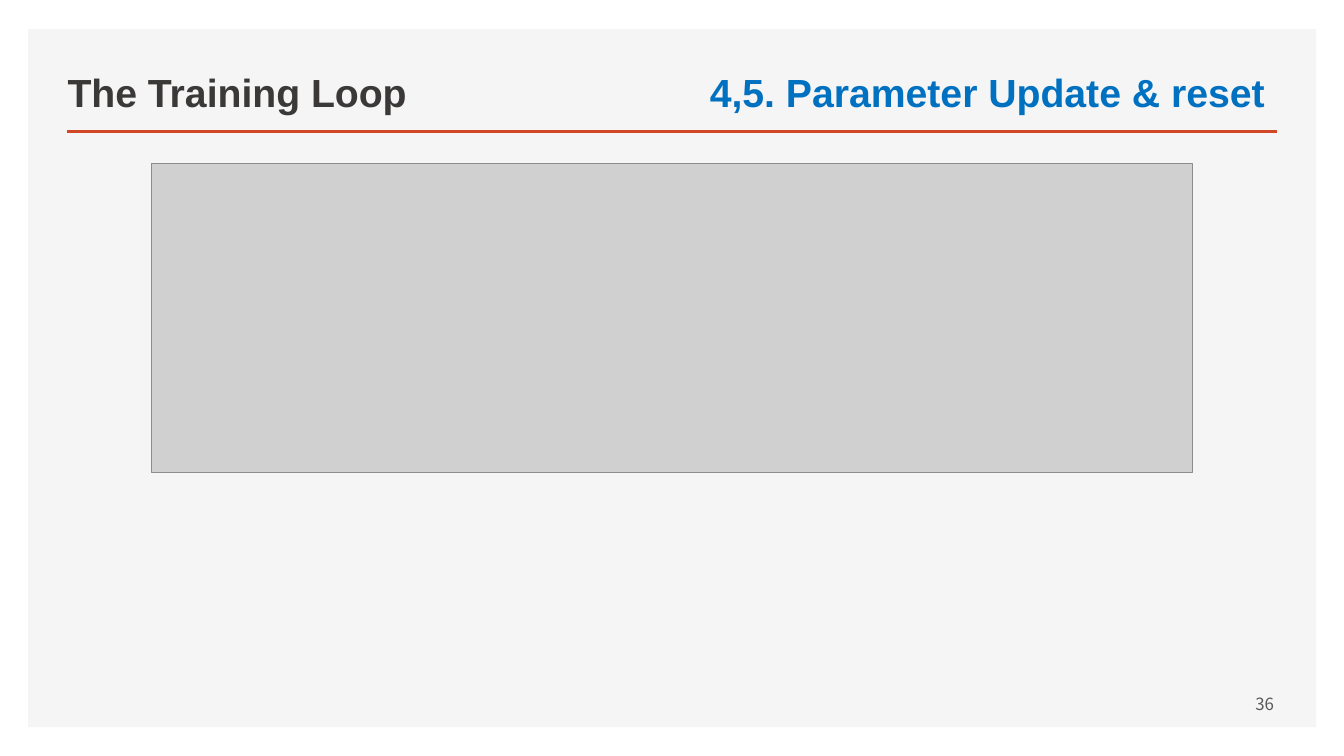
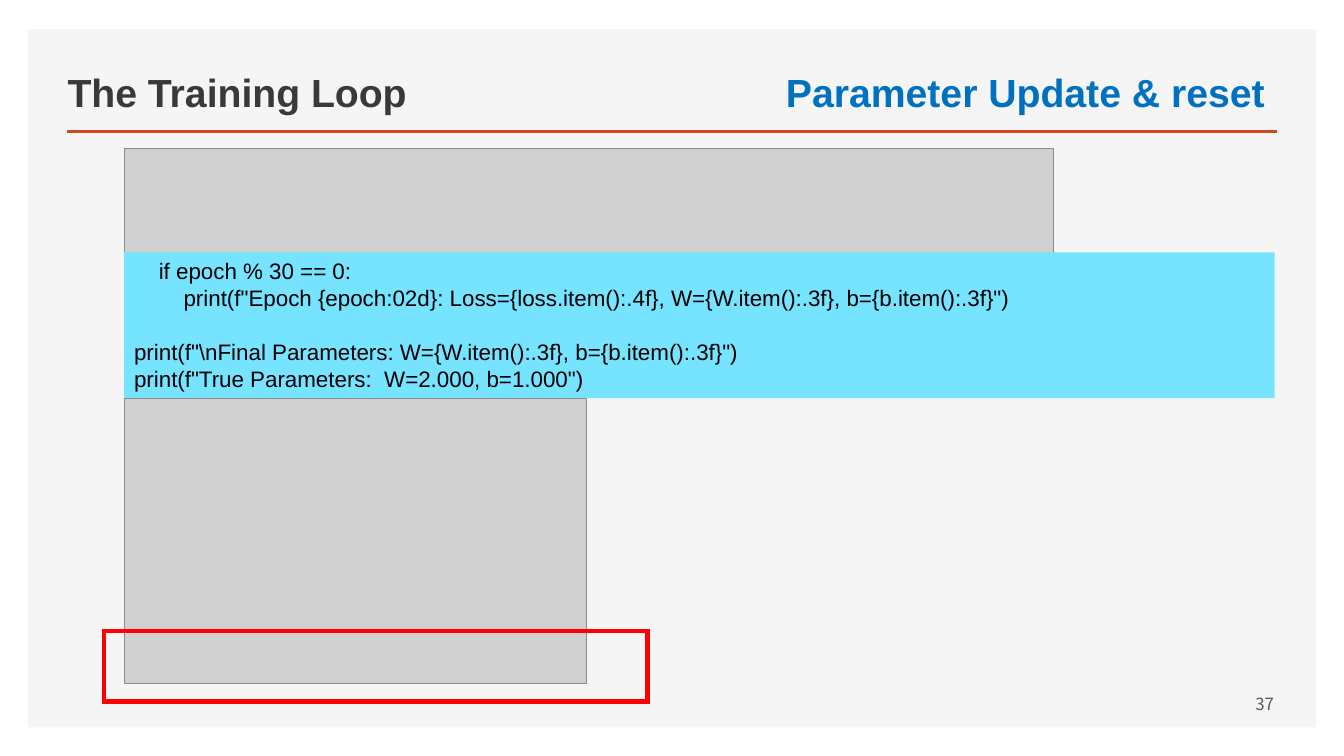
Before and after one commit to ancestor9/mathematics-for-machine-learning, a slide deck: slide 37 of Linear_Algebra/w5_02_Deep_Learning_with_pytorch.pptx (slide 36 before the commit). Drawn at 1344x756 pixels with LibreOffice and Linux fonts; fonts in the diff are those of the drawing; grey boxes stand for pictures. Boxes give left, top, right and bottom in pixels: in the first picture for what was removed or moved away, otherwise in the second. Text is boxed around its words. In the diff, an @@ line names an element or a change of style, - is before the commit and + after.

```diff
--- a/Linear_Algebra/w5_02_Deep_Learning_with_pytorch.pptx
+++ b/Linear_Algebra/w5_02_Deep_Learning_with_pytorch.pptx
@@ text at (x1=786, y1=78, x2=1265, y2=115): text changed @@
-4,5. Parameter Update & reset
+Parameter Update & reset
@@ picture added at (x1=124, y1=149, x2=1054, y2=254) @@
@@ picture removed at (x1=151, y1=164, x2=1193, y2=473) @@
@@ rectangle added at (x1=124, y1=252, x2=1274, y2=398), fill #76E3FF, 16 pt, text #000000 @@
+if epoch % 30 == 0:
+print(f"Epoch {epoch:02d}: Loss={loss.item():.4f}, W={W.item():.3f}, b={b.item():.3f}")
+print(f"\nFinal Parameters: W={W.item():.3f}, b={b.item():.3f}")
+print(f"True Parameters: W=2.000, b=1.000")
@@ picture added at (x1=124, y1=398, x2=586, y2=684) @@
@@ rectangle added at (x1=105, y1=631, x2=648, y2=702), outline #FF0000 3 pt @@
@@ page number at (x1=1255, y1=697, x2=1274, y2=710): text changed @@
-36
+37
```
Also in this commit, not shown: 5 other slides changed, 1 slide added, 1 slide removed.
